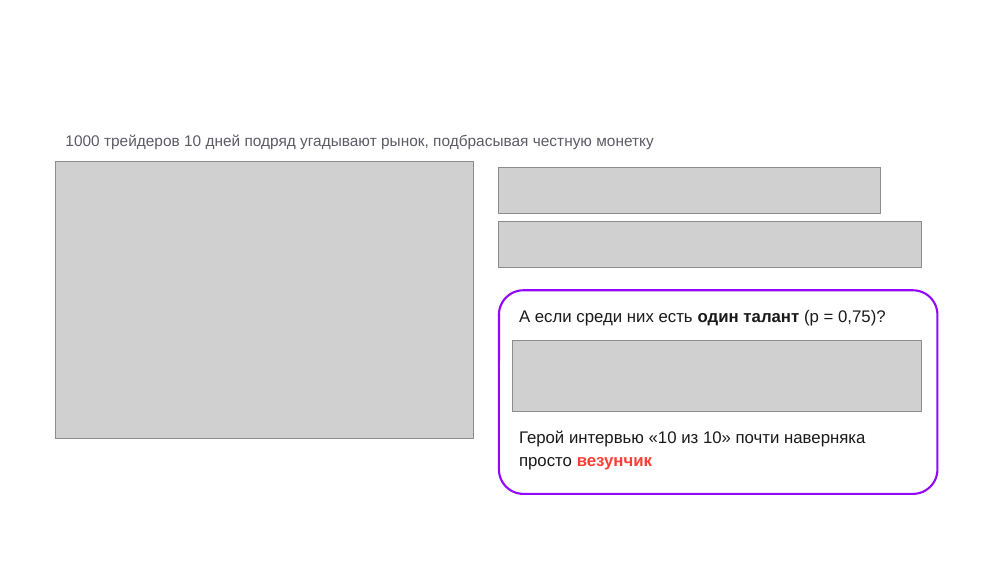
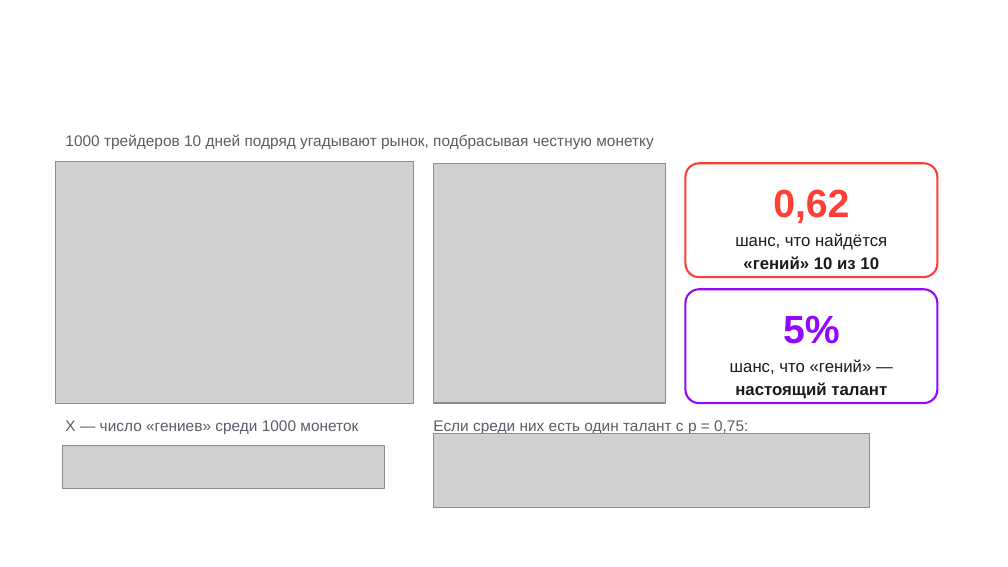
Before and after one commit to kristina67526752-byte/video, a slide deck: slide 20 of talent-vs-luck/Победителей_не_судят_с_п5.pptx. Drawn at 1008x567 pixels with LibreOffice and Linux fonts; fonts in the diff are those of the drawing; grey boxes stand for pictures; background and template pictures are left out. Boxes give left, top, right and bottom in pixels: in the first picture for what was removed or moved away, otherwise in the second. Text is boxed around its words. In the diff, an @@ line names an element or a change of style, - is before the commit and + after.

```diff
--- a/talent-vs-luck/Победителей_не_судят_с_п5.pptx
+++ b/talent-vs-luck/Победителей_не_судят_с_п5.pptx
@@ picture: place and size @@
-picture at box(55, 161, 474, 438)
+picture at box(55, 161, 413, 403)
@@ picture added at box(433, 163, 665, 403) @@
@@ picture removed at box(499, 167, 881, 214) @@
@@ rounded rectangle added at box(685, 163, 937, 277), outline #FF3E35 1.5 pt @@
@@ text added at box(773, 189, 849, 223), 28 pt, text #FF3E35, bold @@
+0,62
@@ picture removed at box(499, 222, 921, 268) @@
@@ text added at box(735, 233, 887, 269), 12 pt, text #1A1A1A @@
+шанс, что найдётся «гений» 10 из 10
@@ rounded rectangle: place and size @@
-rounded rectangle at box(499, 290, 937, 494)
+rounded rectangle at box(685, 289, 937, 403)
@@ text added at box(783, 315, 840, 344), 28 pt, text #9307FE, bold @@
+5%
@@ picture removed at box(512, 341, 921, 412) @@
@@ text added at box(730, 359, 887, 399), 12 pt, text #1A1A1A @@
+шанс, что «гений» — настоящий талант
@@ picture added at box(62, 446, 384, 489) @@
@@ text added at box(65, 420, 358, 434), 11 pt, text #5E5A66 @@
+X — число «гениев» среди 1000 монеток
@@ text at box(433, 420, 748, 434): text changed; size 12 to 11 pt; text colour #1A1A1A to #5E5A66 @@
-А если среди них есть один талант (p = 0,75)?
+Если среди них есть один талант с p = 0,75:
@@ picture added at box(433, 433, 870, 507) @@
@@ text removed at box(519, 430, 865, 470) @@
-Герой интервью «10 из 10» почти наверняка просто везунчик
```
Also in this commit, not shown: 4 other slides changed, 24 other files.
